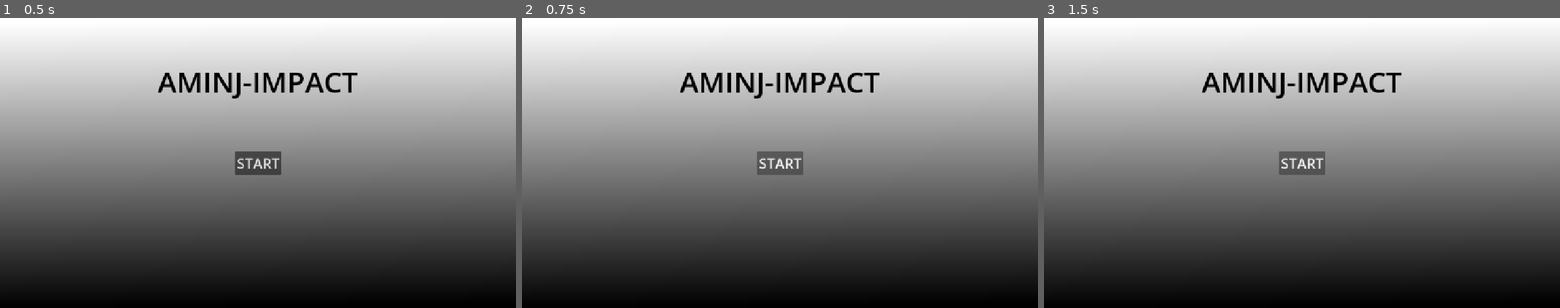
Above: before the commit, frames 1-3 (left to right).
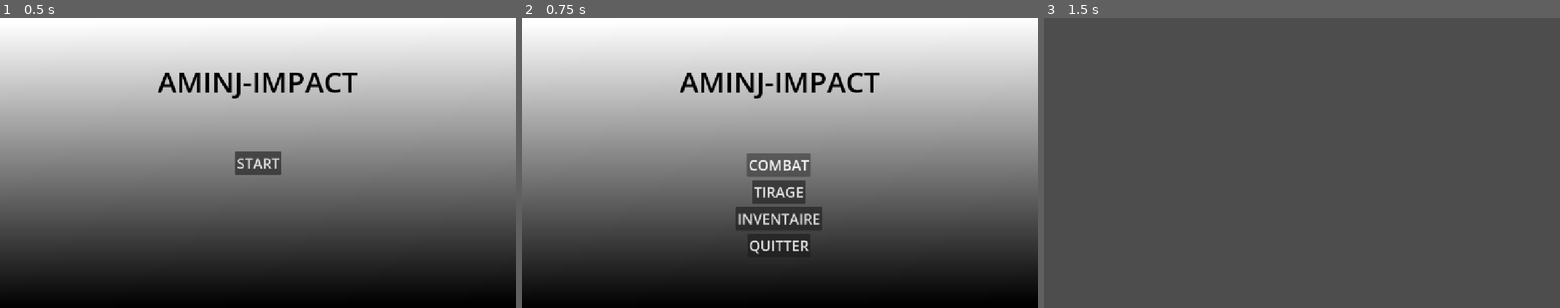
Above: after the commit, the same moments.

Repository: anthonyPiquemal/gacha-aminj
Game: Godot game, scene res://scenes/Start-menu.tscn
Two runs of this game, one before a commit and one after it. Both use one fixed random seed, a clock stepped at 60 frames per second and the inputs below.
Inputs (mouse positions are in pixels of both pictures, inside the frame that each line leads up to):
- Up to frame 1 (0.5 s): no input
- Up to frame 2 (0.75 s): click "START" at 0.5 s
- Up to frame 3 (1.5 s): click (1302, 165) at 1.25 s, where only the run after the commit has a clickable "COMBAT"

Frame 1 is identical in both runs. In frame 2, 2.8% of the frame differs, in the area x 41-59%, y 46-82%; in frame 3, 80%, in the area x 0-100%, y 0-100%.

Commit message:
add() :  boutons fonctionnels

Diff:
--- a/scenes/Main-menu.tscn
+++ b/scenes/Main-menu.tscn
@@ -1,6 +1,6 @@
 [gd_scene format=3 uid="uid://cj8xnf7dwj2io"]
 
-[ext_resource type="Script" uid="uid://cr1fhsfkjp2l6" path="res://scripts/main-menu.gd" id="1_ak5k6"]
+[ext_resource type="Script" uid="uid://cmh6blcyts30w" path="res://scripts/main_menu.gd" id="1_ak5k6"]
 
 [sub_resource type="Gradient" id="Gradient_d5mei"]
 
@@ -87,3 +87,8 @@
 theme_override_font_sizes/font_size = 32
 text = "QUITTER
 "
+
+[connection signal="button_down" from="BoxContainer/combat-button" to="." method="_on_combatbutton_button_down"]
+[connection signal="button_down" from="BoxContainer/tirage-button" to="." method="_on_tiragebutton_button_down"]
+[connection signal="button_down" from="BoxContainer/inventaire-button" to="." method="_on_inventairebutton_button_down"]
+[connection signal="button_down" from="BoxContainer/quitter-button" to="." method="_on_quitterbutton_button_down"]
--- a/scenes/Start-menu.tscn
+++ b/scenes/Start-menu.tscn
@@ -1,6 +1,6 @@
 [gd_scene format=3 uid="uid://cmkijg0yn78ts"]
 
-[ext_resource type="Script" uid="uid://562p2ns6oqvn" path="res://scripts/start-menu.gd" id="1_3qqyf"]
+[ext_resource type="Script" uid="uid://bla10wth2odu1" path="res://scripts/start_menu.gd" id="1_3qqyf"]
 
 [sub_resource type="Gradient" id="Gradient_d5mei"]
 
@@ -67,4 +67,4 @@
 theme_override_font_sizes/font_size = 32
 text = "START"
 
-[connection signal="button_down" from="BoxContainer/Start-button" to="background" method="_on_startbutton_button_down"]
+[connection signal="button_down" from="BoxContainer/Start-button" to="." method="_on_startbutton_button_down"]
--- /dev/null
+++ b/scenes/combat.tscn
@@ -0,0 +1,3 @@
+[gd_scene format=3 uid="uid://0rn3j4iiauwd"]
+
+[node name="Combat" type="Node2D" unique_id=999450178]
--- /dev/null
+++ b/scenes/gacha.tscn
@@ -0,0 +1,3 @@
+[gd_scene format=3 uid="uid://cp6qgre4voper"]
+
+[node name="Gacha" type="Node2D" unique_id=1249852105]
--- /dev/null
+++ b/scenes/inventaire.tscn
@@ -0,0 +1,3 @@
+[gd_scene format=3 uid="uid://nnu6l3ofnbpt"]
+
+[node name="Inventaire" type="Node2D" unique_id=1875360734]
--- a/scripts/main-menu.gd
+++ /dev/null
@@ -1,11 +0,0 @@
-extends Node
-
-
-# Called when the node enters the scene tree for the first time.
-func _ready() -> void:
-	pass # Replace with function body.
-
-
-# Called every frame. 'delta' is the elapsed time since the previous frame.
-func _process(delta: float) -> void:
-	pass
--- /dev/null
+++ b/scripts/main_menu.gd
@@ -0,0 +1,27 @@
+extends Control
+
+
+# Called when the node enters the scene tree for the first time.
+func _ready() -> void:
+	pass # Replace with function body.
+
+
+# Called every frame. 'delta' is the elapsed time since the previous frame.
+func _process(delta: float) -> void:
+	pass
+
+
+func _on_quitterbutton_button_down() -> void:
+	get_tree().quit()
+
+
+func _on_combatbutton_button_down() -> void:
+	get_tree().change_scene_to_file("res://scenes/combat.tscn")
+
+
+func _on_tiragebutton_button_down() -> void:
+	get_tree().change_scene_to_file("res://scenes/gacha.tscn")
+
+
+func _on_inventairebutton_button_down() -> void:
+	get_tree().change_scene_to_file("res://scenes/inventaire.tscn")
--- a/scripts/start-menu.gd
+++ b/scripts/start_menu.gd
@@ -1,4 +1,4 @@
-extends TextureRect
+extends Control
 
 
 # Called when the node enters the scene tree for the first time.
@@ -13,7 +13,3 @@
 
 func _on_startbutton_button_down() -> void:
 	get_tree().change_scene_to_file("res://scenes/Main-menu.tscn")
-
-
-func _on_quitterbutton_button_down() -> void:
-	pass # Replace with function body.
Not shown, removed: scripts/main-menu.gd.uid
Not shown, added: scripts/main_menu.gd.uid
Not shown, removed: scripts/start-menu.gd.uid
Not shown, added: scripts/start_menu.gd.uid
